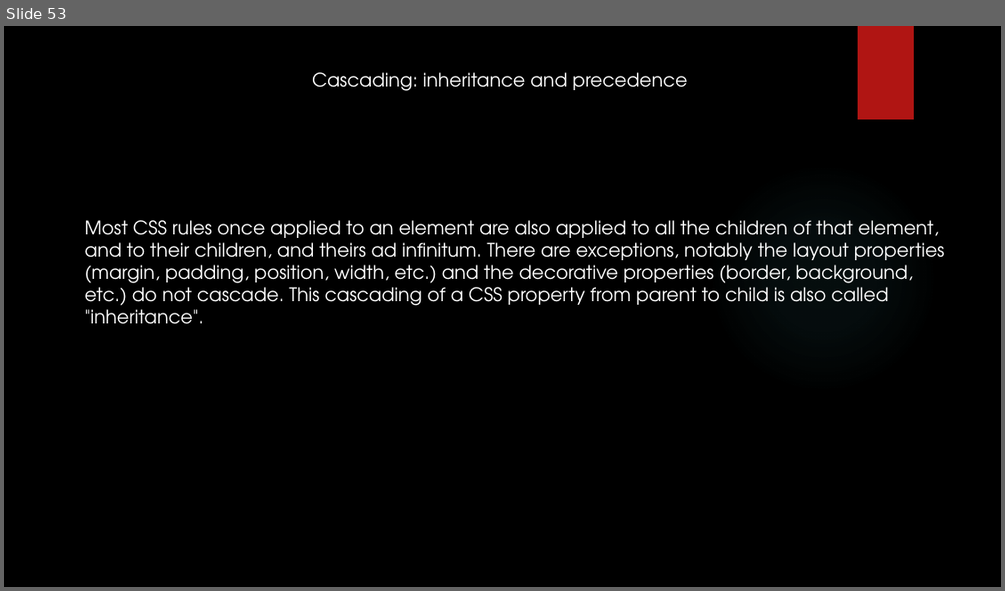
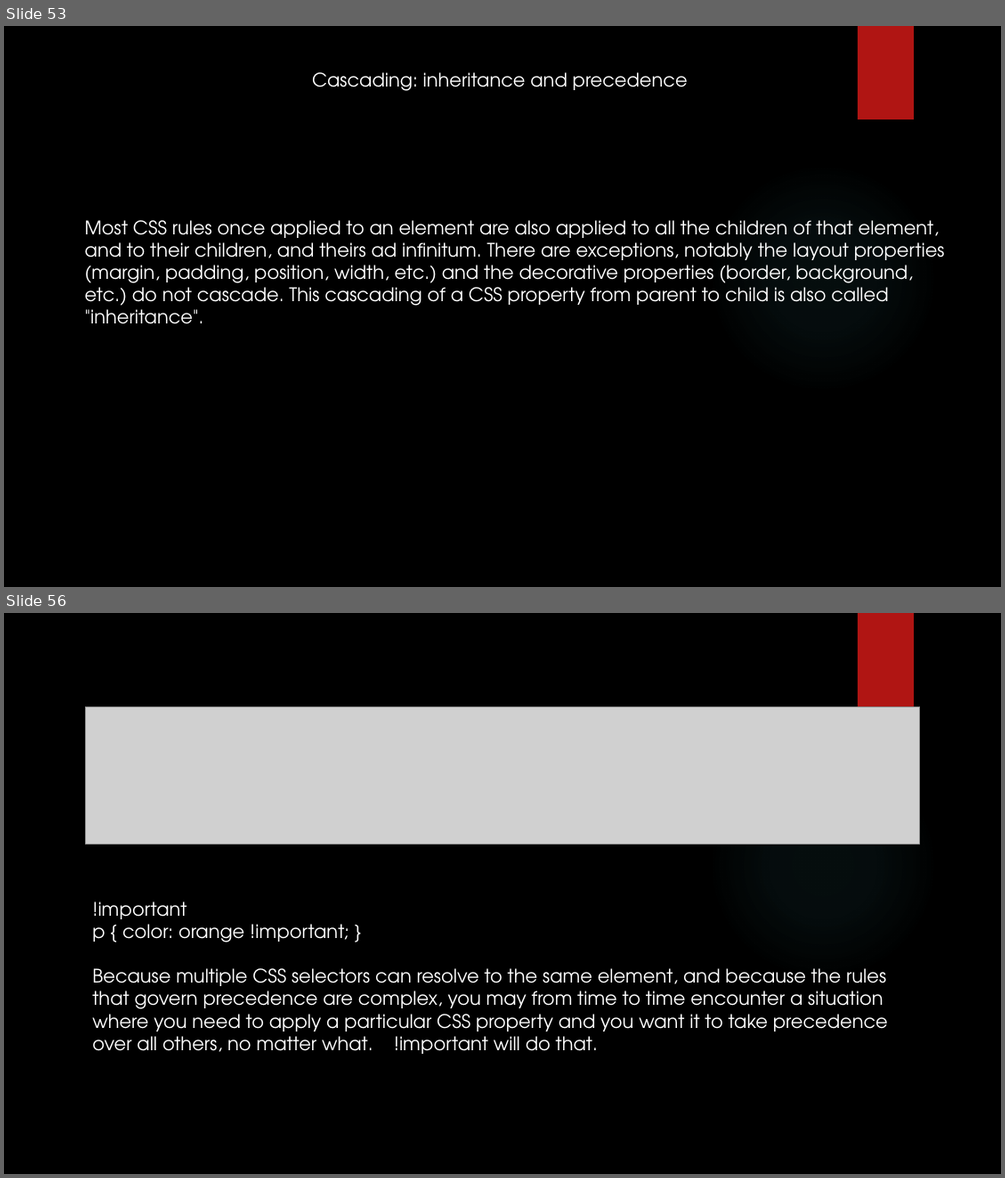
Before and after one commit to yogeshwar1996/HTML5CSS, a slide deck: Fundamentals of HTML and CSS.pptx. Shown one above the other, each under a label of ours: slide 53 before the commit, slides 53 and 56 after it; the slides between them are not shown. The pictures are 1005x591 and 1005x1178 pixels, drawn with LibreOffice and Linux fonts; fonts in the diff are those of the drawing; grey boxes stand for pictures; background and template pictures are left out. Boxes give left, top, right and bottom in pixels: in the first picture for what was removed or moved away, otherwise in the second. Text is boxed around its words. In the diff, an @@ line names an element or a change of style, - is before the commit and + after.

Commit message:
!important

```diff
--- a/Fundamentals of HTML and CSS.pptx
+++ b/Fundamentals of HTML and CSS.pptx
@@ slide 56 added at bbox=[4, 613, 1001, 1174], background picture (left out); not listed: 2 template elements that a slide beside it also shows @@
@@ picture added at bbox=[85, 706, 919, 844] @@
@@ text added at bbox=[92, 901, 888, 1054], 18 pt, text #FFFFFF @@
+!important
+p { color: orange !important; }
+Because multiple CSS selectors can resolve to the same element, and because the rules that govern precedence are complex, you may from time to time encounter a situation where you need to apply a particular CSS property and you want it to take precedence over all others, no matter what. !important will do that.
```
Also in this commit, not shown: 1 slide changed, 1 slide removed.
